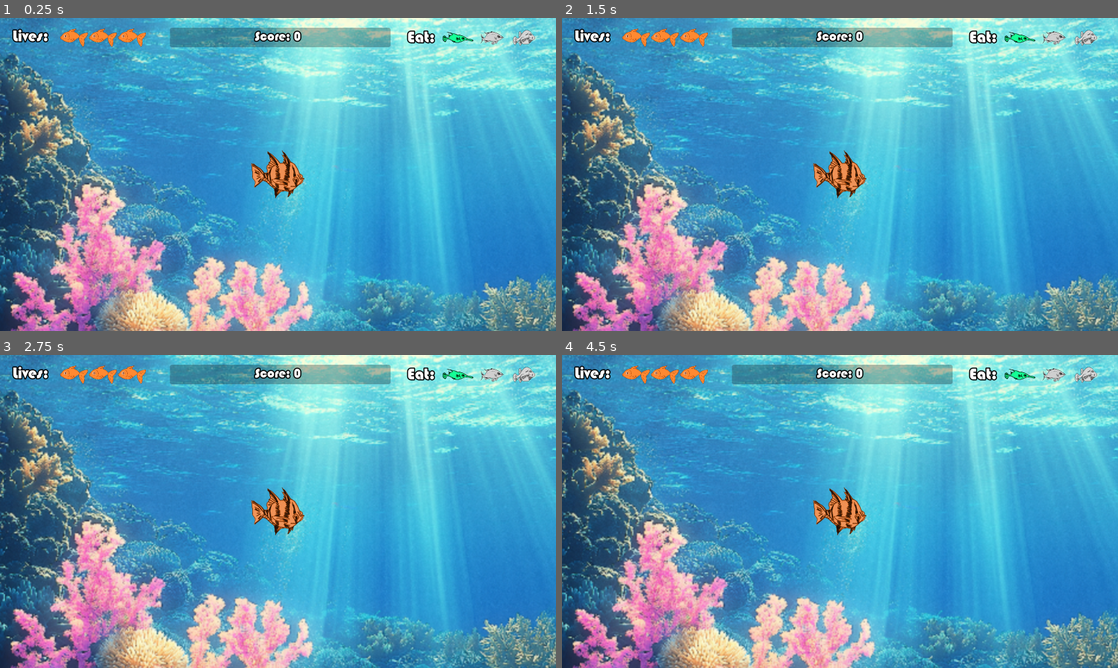
Above: before the commit, frames 1-4 (two rows, left to right).
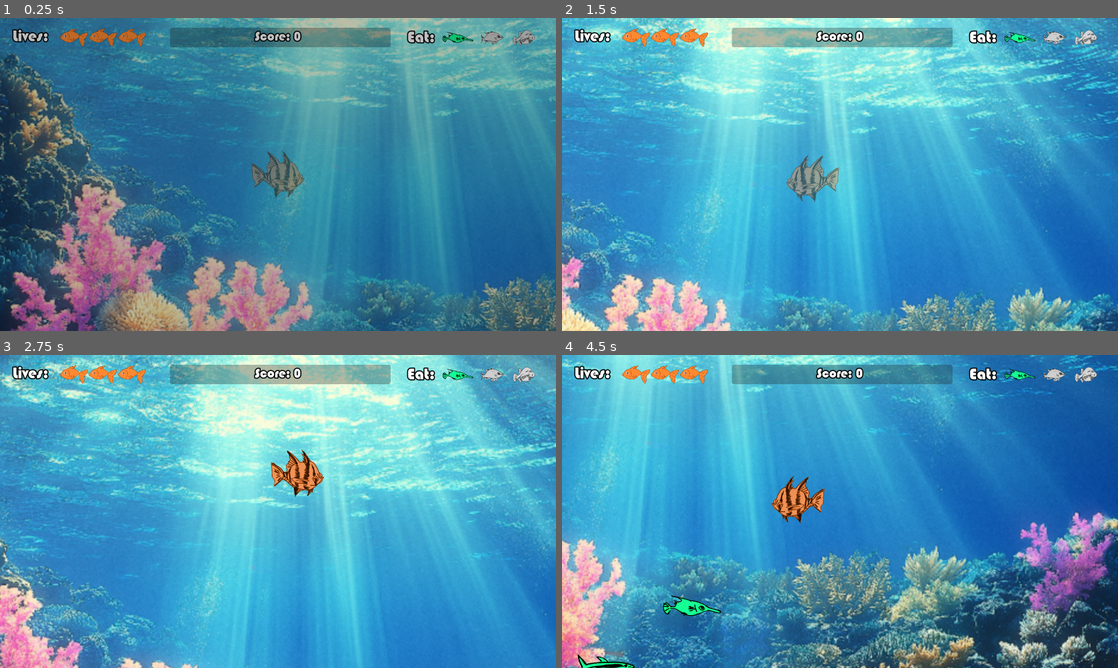
Above: after the commit, the same moments.

Repository: cpbarrett9/fish-game
Game: Godot game, scene res://Scenes/Levels/main.tscn
The game is run twice, just before and just after one commit, with the same random seed, the same clock (stepped at 60 frames per second) and the same inputs.
Inputs (mouse positions are in pixels of both pictures, inside the frame that each line leads up to):
- Up to frame 1 (0.25 s): no input
- Up to frame 2 (1.5 s): move the mouse to (962, 158) at 0.52 s; move the mouse to (728, 190) at 1.27 s
- Up to frame 3 (2.75 s): move the mouse to (333, 442) at 2.02 s
- Up to frame 4 (4.5 s): move the mouse to (812, 574) at 2.77 s; move the mouse to (1006, 558) at 3.52 s; move the mouse to (673, 464) at 4.27 s

The runs differ from the first frame. In frame 1, 97% of the frame differs, in the area x 0-100%, y 0-100%; in frame 2, 76%; in frame 3, 74%; in frame 4, 89%.
Error before the commit: Parse Error: Identifier "transition" not declared in the current scope. (res://Scripts/player_fish.gd:113)

Commit message:
Combined features

Diff:
--- a/Scenes/Levels/main.tscn
+++ b/Scenes/Levels/main.tscn
@@ -191,7 +191,6 @@
 theme_override_font_sizes/font_size = 90
 text = "You Win"
 
-[node name="Transition" type="CanvasLayer" parent="."]
 [node name="Fader" type="Sprite2D" parent="UI"]
 visible = false
 top_level = true
@@ -199,3 +198,5 @@
 scale = Vector2(4.846877, 6.658633)
 texture = ExtResource("13_snpdt")
 script = ExtResource("14_snpdt")
+
+[node name="Transition" type="CanvasLayer" parent="."]
--- a/Scripts/dim_overlay.gd
+++ b/Scripts/dim_overlay.gd
@@ -6,6 +6,7 @@
 # Called when the node enters the scene tree for the first time.
 func _ready() -> void:
 	modulate.a = 0
+	visible = true
 
 
 # Called every frame. 'delta' is the elapsed time since the previous frame.
--- a/Scripts/npc_fish_small.gd
+++ b/Scripts/npc_fish_small.gd
@@ -3,7 +3,7 @@
 @onready var sprite = $Sprite2D
 @onready var main: Node2D = get_tree().get_root().get_node("Main")
 @export var travelSpeed: float = randf_range(3,5)
-@export var pointValue: int = 2
+@export var pointValue: int = 100
 @onready var tween = create_tween() # For bobbing fish animation
 @export var fish_size: int = 1
 
--- a/Scripts/player_fish.gd
+++ b/Scripts/player_fish.gd
@@ -38,10 +38,15 @@
 
 	# Check when to increase size when a score thresholds are reached:
 	if score > scoreToWin && !winTriggered:
-		print("Game won!")
 		var winGame: Node = get_node("/root/Main/UI/YouWin")
 		winGame.visible = true
 		winTriggered = true
+		movementEnabled = false
+		await get_tree().create_timer(3).timeout
+		fader.fadeOut()
+		await get_tree().create_timer(1).timeout
+		node_main.reload_current_scene()
+
 	if score > scoreForLarge && !largeTriggered:
 		size = 3 #3 = LARGE
 		largeTriggered = true
@@ -110,10 +115,7 @@
 		else: # <- If not, then game over for real
 			var loseGame: Node = get_node("/root/Main/UI/GameOver")
 			loseGame.visible = true
-			transition.doFadeIn()
-			await get_tree().create_timer(3).timeout
 			await get_tree().create_timer(2).timeout
 			fader.fadeOut()
 			await get_tree().create_timer(1).timeout
 			node_main.reload_current_scene()
-			print("Game Over!")
Not shown: 1 places in Scenes/Levels/main.tscn that only renumber resources
